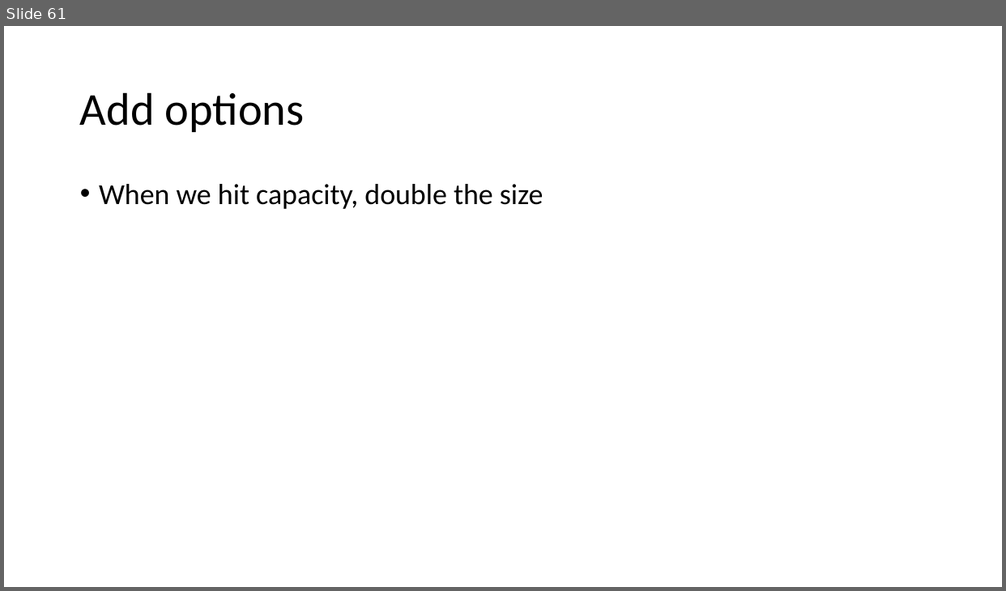
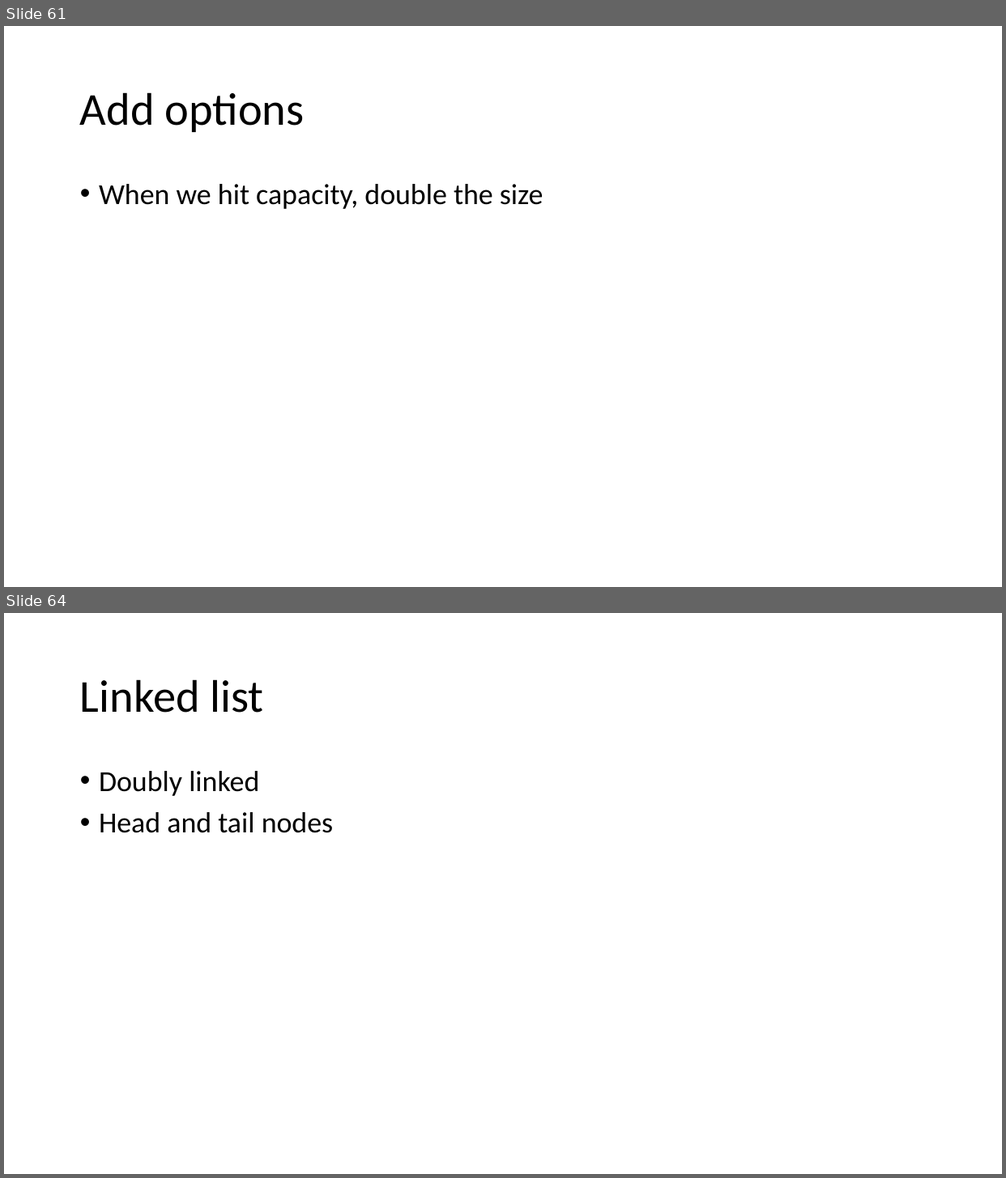
Before and after one commit to skalakm/232, a slide deck: notes.pptx. Shown one above the other, each under a label of ours: slide 61 before the commit, slides 61 and 64 after it; the slides between them are not shown. The pictures are 1006x591 and 1006x1178 pixels, drawn with LibreOffice and Linux fonts; fonts in the diff are those of the drawing. Boxes give left, top, right and bottom in pixels: in the first picture for what was removed or moved away, otherwise in the second. Text is boxed around its words. In the diff, an @@ line names an element or a change of style, - is before the commit and + after.

```diff
--- a/notes.pptx
+++ b/notes.pptx
@@ slide 64 added at (4,613,1002,1174), background #FFFFFF @@
@@ title added at (80,679,264,713), 44 pt, text #000000 @@
+Linked list
@@ text added at (99,771,333,833), 28 pt, text #000000 @@
+• Doubly linked
+• Head and tail nodes
```
Also in this commit, not shown: 1 slide changed, 2 other slides added.
